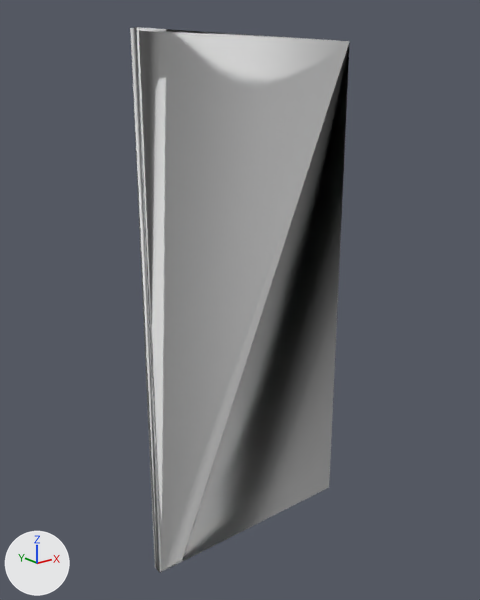
Before and after pictures for a commit that changed the OBJ model isaacgymenvs/assets/mjcf/door/textured_objs/original-12.obj.
Camera for both pictures: a 50 mm camera at (-0.961, -0.893, 0.394) aimed at (-0.236, 0.014, 0.031). The axes (+X, +Y, +Z) are drawn at lower left. The lights are the same throughout. The picture after the commit comes second. Where no turn or scale is listed for an object, it has been applied to the vertices.

Objects in the first picture: 'mesh5/mesh5-geometry#mesh5-geometry'.
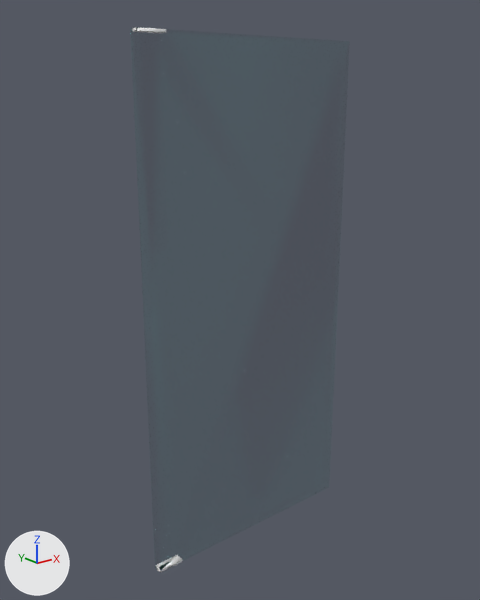
What changed in the scene script:
```text
Change mat_material_0_0:
    mat_material_0_0.base_color: (0.8, 0.8, 0.8) -> (0.0314, 0.22, 0.204)  # white #e7e7e7 -> cyan #32817d
    mat_material_0_0.metallic: 0.0 -> 1.0
    mat_material_0_0.alpha: 1.0 -> 0.1
```

Changed parts and their boxes [x1, y1, x2, y2] in the pictures (480 x 600 px):
'mesh5/mesh5-geometry#mesh5-geometry', recoloured, surface changed: [130, 27, 350, 572] in both
